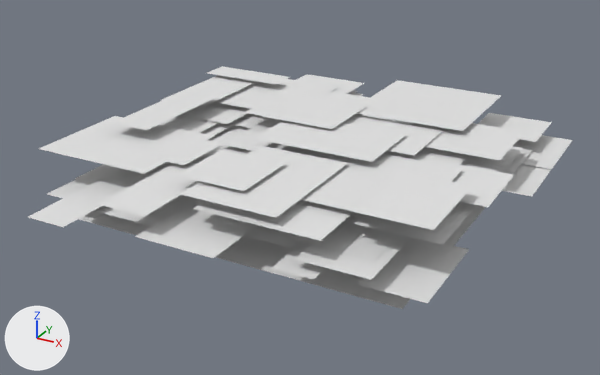
An edit to the glTF model client/static/models/clouds.glb, drawn before and after from the same camera.
One viewpoint serves both versions: a 50 mm camera at (21.5, -40.4, 20.1) aimed at (-0.1, -1.2, 0.5). The axes (+X, +Y, +Z) are drawn at lower left. The lights are the same throughout.
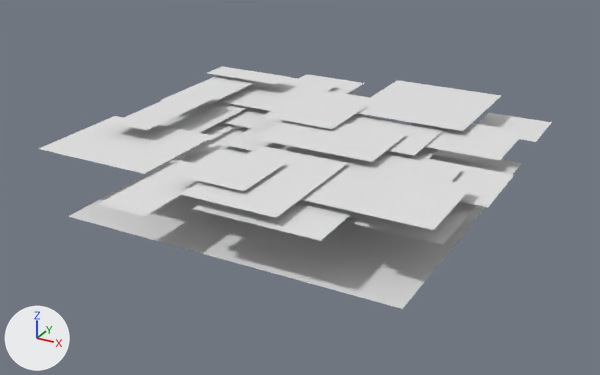
Where the change shows, as pixel boxes [x1, y1, x2, y2] in the pictures (600 x 375 px; the box of a moved part takes in the faces that stretch with it):
'Cube.001', reshaped (24% shorter)
    before: [28, 66, 573, 303]
    after: [39, 66, 552, 245]
part 1 of me_cube, moved or reshaped
    before: [211, 126, 287, 149]
    after: [182, 127, 291, 161]
part 2 of me_cube, moved or reshaped
    before: [278, 79, 337, 91]
    after: [217, 78, 337, 153]
part 3 of me_cube, moved or reshaped
    before: [159, 115, 233, 136]
    after: [159, 103, 237, 140]
part 4 of me_cube, deleted
    before: [28, 81, 573, 303]
'Plane', unchanged, uncovered by the edit
    before: [79, 205, 485, 309]
    after: [69, 126, 521, 309]

The change, as a list of edits to the scene's bpy script:
```text
Change me_cube:
    used by ob_cube; location = (0.0, 0.0, 0.0)
    remove me_cube.from_pydata(...)  # 336 vertices, 168 faces; spans x -7.3..7.35, y -7.15..6.78, z 0.31..1.22
    add me_cube.from_pydata(...)  # 128 vertices, 64 faces; spans x -7.3..6.92, y -6.69..6.78, z 0.69..1.22
    me_cube part 1: the loose piece of 4 vertices spanning x -3.51..-0.93, y -2.87..1.12, z 0.75 is moved by (0.0, 0.0, -0.06)
    me_cube part 2: the loose piece of 4 vertices spanning x -6.02..-2.11, y 1.83..5.67, z 0.89 is moved by (0.0, 0.0, 0.05)
    me_cube part 3: the loose piece of 4 vertices spanning x -6.6..-3.53, y -0.82..2.39, z 0.82 is moved by (0.0, 0.0, -0.06)
    me_cube part 4: 52 loose pieces with 208 vertices, spanning x -6.71..7.35, y -7.15..6.37, z 0.31..1.12, are deleted
```
